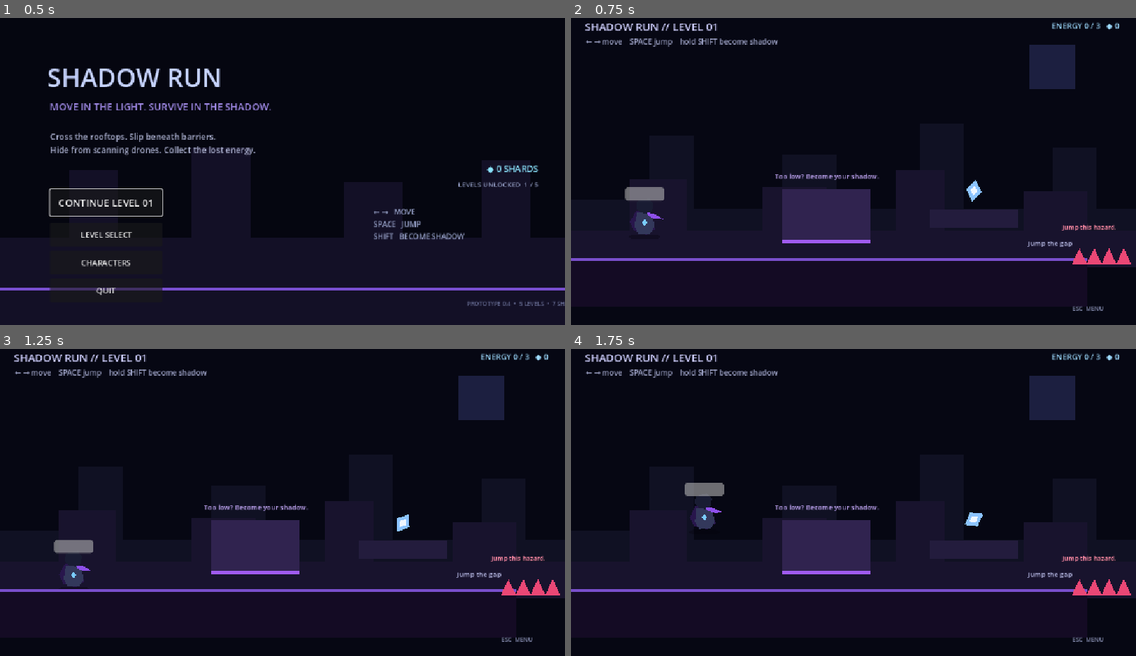
Above: before the commit, frames 1-4 (two rows, left to right).
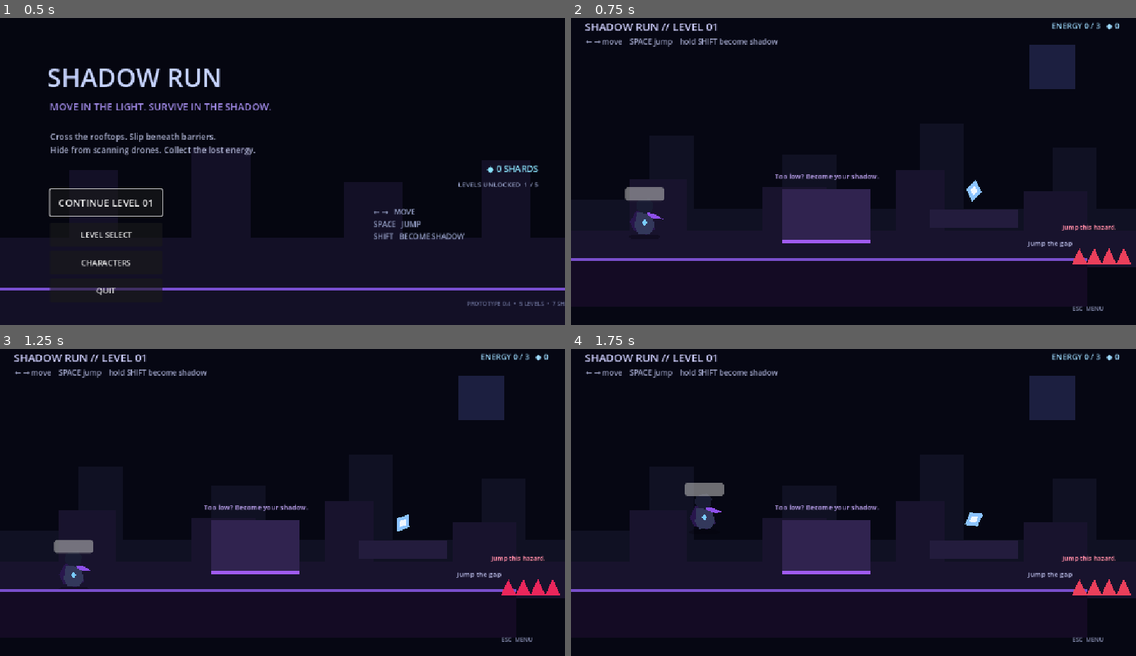
Above: after the commit, the same moments.

Repository: Yass29/shadow-run
Game: Godot game, scene res://main_menu.tscn
Two runs of this game, one before a commit and one after it. Both use one fixed random seed, a clock stepped at 60 frames per second and the inputs below.
Inputs:
- Up to frame 1 (0.5 s): no input
- Up to frame 2 (0.75 s): click "CONTINUE LEVEL 01" at 0.5 s
- Up to frame 3 (1.25 s): no input
- Up to frame 4 (1.75 s): tap Enter (ui_accept) at 1.25 s; hold Right (ui_right) from 1.28 s (still down); hold Enter (ui_accept) from 1.28 s (still down)

Frame 1 is identical in both runs. In frame 2, 0.3% of the frame differs, in the area x 88-100%, y 75-81%; in frame 3, 0.3%; in frame 4, 0.3%.

Commit message:
Make spike hazards visibly pulse

Diff:
--- a/spike_hazard.gd
+++ b/spike_hazard.gd
@@ -2,9 +2,16 @@
 
 @export var message := "SPIKES — timing beats every form."
 var cooldown := false
+var time := 0.0
 
 func _ready() -> void:
 	body_entered.connect(_on_body_entered)
+
+func _process(delta: float) -> void:
+	time += delta
+	if has_node("Visual"):
+		var visual: CanvasItem = $Visual
+		visual.modulate = Color(1.0, 0.72 + sin(time * 7.0) * 0.18, 0.78, 1.0)
 
 func _on_body_entered(body: Node) -> void:
 	if cooldown or not body is CharacterBody2D:
